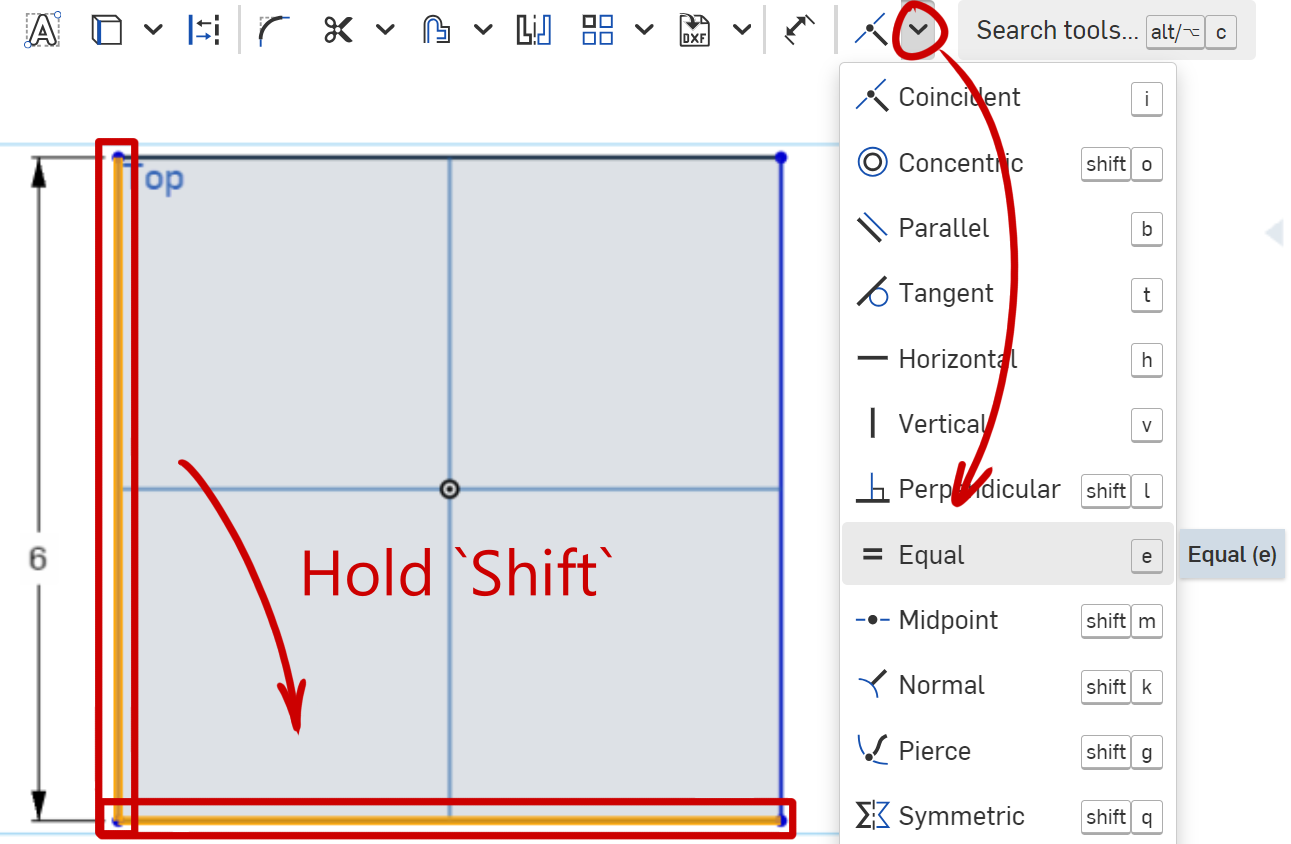
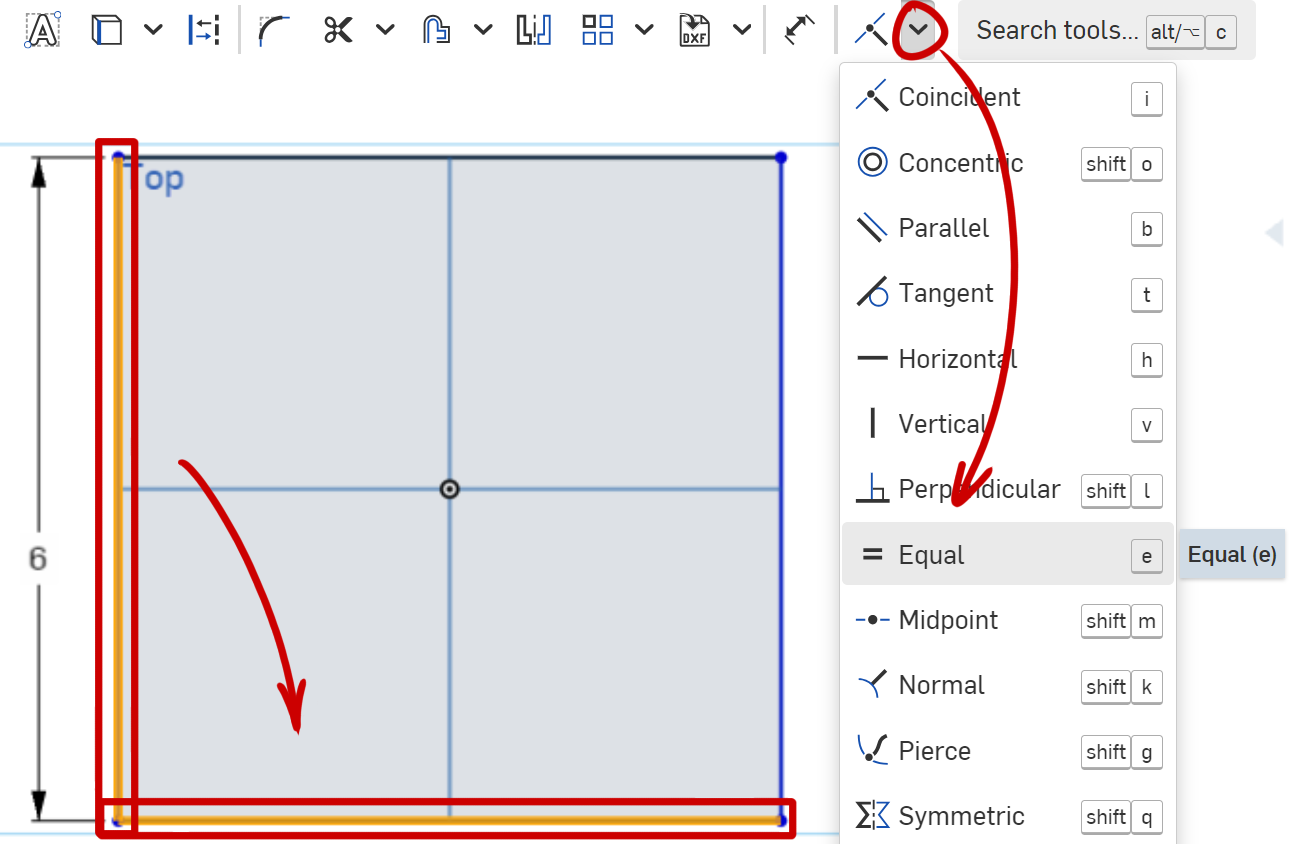
Layer changes from the first 1291px x 844px image to the second:
painted on "Paint Layer 1" over [304, 547, 612, 597]
painted on "Background" over [304, 547, 612, 597]
